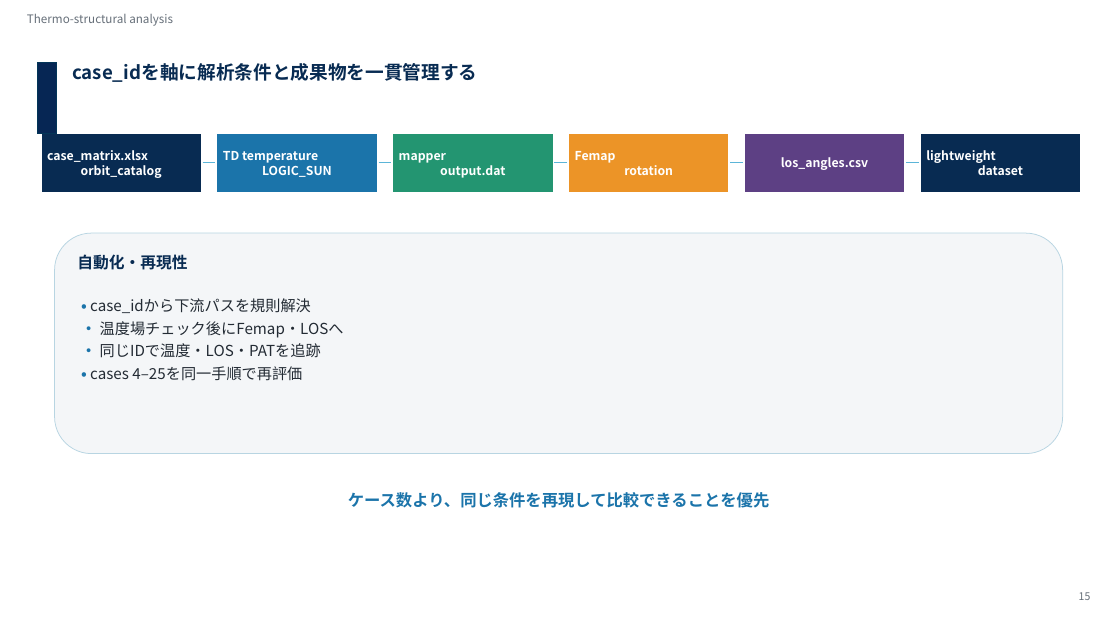
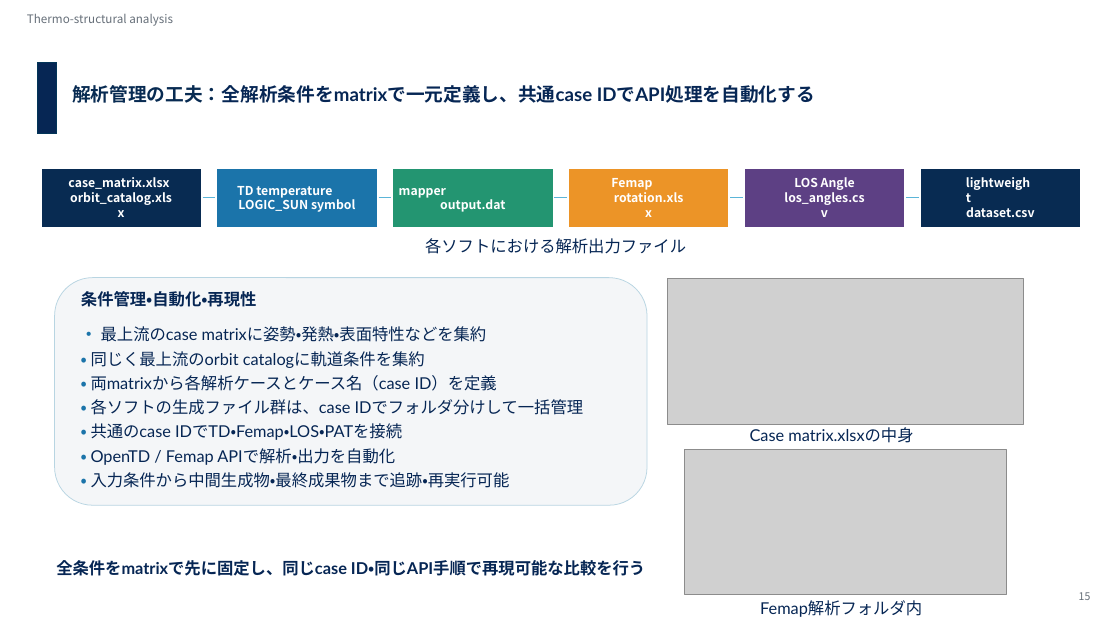
Before and after one commit to Hideki-1029/thermal-deformation-optcomm, a slide deck: slide 14 of papers/seminar/20260721_optcommrg_takamoto_v3_issl.pptx (slide 15 before the commit). Drawn at 1120x630 pixels with LibreOffice and Linux fonts; fonts in the diff are those of the drawing; grey boxes stand for pictures; background and template pictures are left out. Boxes give left, top, right and bottom in pixels: in the first picture for what was removed or moved away, otherwise in the second. Text is boxed around its words. In the diff, an @@ line names an element or a change of style, - is before the commit and + after.

Commit message:
p19まで完了

```diff
--- a/papers/seminar/20260721_optcommrg_takamoto_v3_issl.pptx
+++ b/papers/seminar/20260721_optcommrg_takamoto_v3_issl.pptx
@@ text at box(72, 85, 815, 103): text changed; font Noto Sans CJK JP to Lato; text colour #082B52 to #062654 @@
-case_idを軸に解析条件と成果物を一貫管理する
+解析管理の工夫：全解析条件をmatrixで一元定義し、共通case IDでAPI処理を自動化する
@@ text at box(68, 177, 172, 205): text changed @@
-case_matrix.xlsx
-orbit_catalog
+case_matrix.xlsx
+orbit_catalog.xlsx
@@ text at box(611, 178, 684, 202): text changed @@
-Femap
-rotation
+Femap
+rotation.xlsx
@@ text "LOS Angle": place and size @@
-text "LOS Angle" at box(781, 157, 868, 170)
+text "LOS Angle" at box(784, 177, 864, 205)
@@ text at box(794, 177, 855, 190): paragraph added @@
+LOS Angle
@@ 6 rectangles, 5 lines, 1 text: place and size @@
-6 rectangles, 5 lines, 1 text at box(42, 134, 1080, 191)
+6 rectangles, 5 lines, 1 text at box(42, 169, 1080, 226)
@@ text at box(237, 186, 355, 212): text changed @@
-TD temperature
-LOGIC_SUN
+TD temperature
+LOGIC_SUN symbol
@@ text at box(966, 207, 1034, 217): text changed @@
-lightweight
-dataset
+lightweight
+dataset.csv
@@ text added at box(425, 238, 686, 254), 28 pt, text #062654 @@
+各ソフトにおける解析出力ファイル
@@ rounded rectangle: place and size @@
-rounded rectangle at box(55, 233, 1063, 454)
+rounded rectangle at box(55, 278, 647, 505)
@@ text at box(81, 291, 256, 307): text changed; size 27 to 28 pt; font Noto Sans CJK JP to Lato; text colour #082B52 to #062654 @@
-自動化・再現性
+条件管理・自動化・再現性
@@ picture added at box(668, 279, 1023, 425) @@
@@ text at box(91, 326, 584, 488): text changed; size 26 to 28 pt; font Noto Sans CJK JP to Lato; text colour #232B34 to #062654 @@
-• case_idから下流パスを規則解決
-• 温度場チェック後にFemap・LOSへ
-• 同じIDで温度・LOS・PATを追跡
-• cases 4–25を同一手順で再評価
+• 最上流のcase matrixに姿勢・発熱・表面特性などを集約
+• 同じく最上流のorbit catalogに軌道条件を集約
+• 両matrixから各解析ケースとケース名（case ID）を定義
+• 各ソフトの生成ファイル群は、case IDでフォルダ分けして一括管理
+• 共通のcase IDでTD・Femap・LOS・PATを接続
+• OpenTD / Femap APIで解析・出力を自動化
+• 入力条件から中間生成物・最終成果物まで追跡・再実行可能
@@ picture added at box(684, 449, 1007, 594) @@
@@ text added at box(750, 428, 913, 443), 28 pt, text #062654 @@
+Case matrix.xlsxの中身
@@ text at box(56, 560, 645, 576): text changed; font Noto Sans CJK JP to Lato; text colour #1B74AA to #062654 @@
-ケース数より、同じ条件を再現して比較できることを優先
+全条件をmatrixで先に固定し、同じcase ID・同じAPI手順で再現可能な比較を行う
@@ text added at box(760, 600, 922, 617), 28 pt, text #062654 @@
+Femap解析フォルダ内
```
Also in this commit, not shown: 12 other slides changed, 2 slides added, 3 slides removed, 1 other file.
